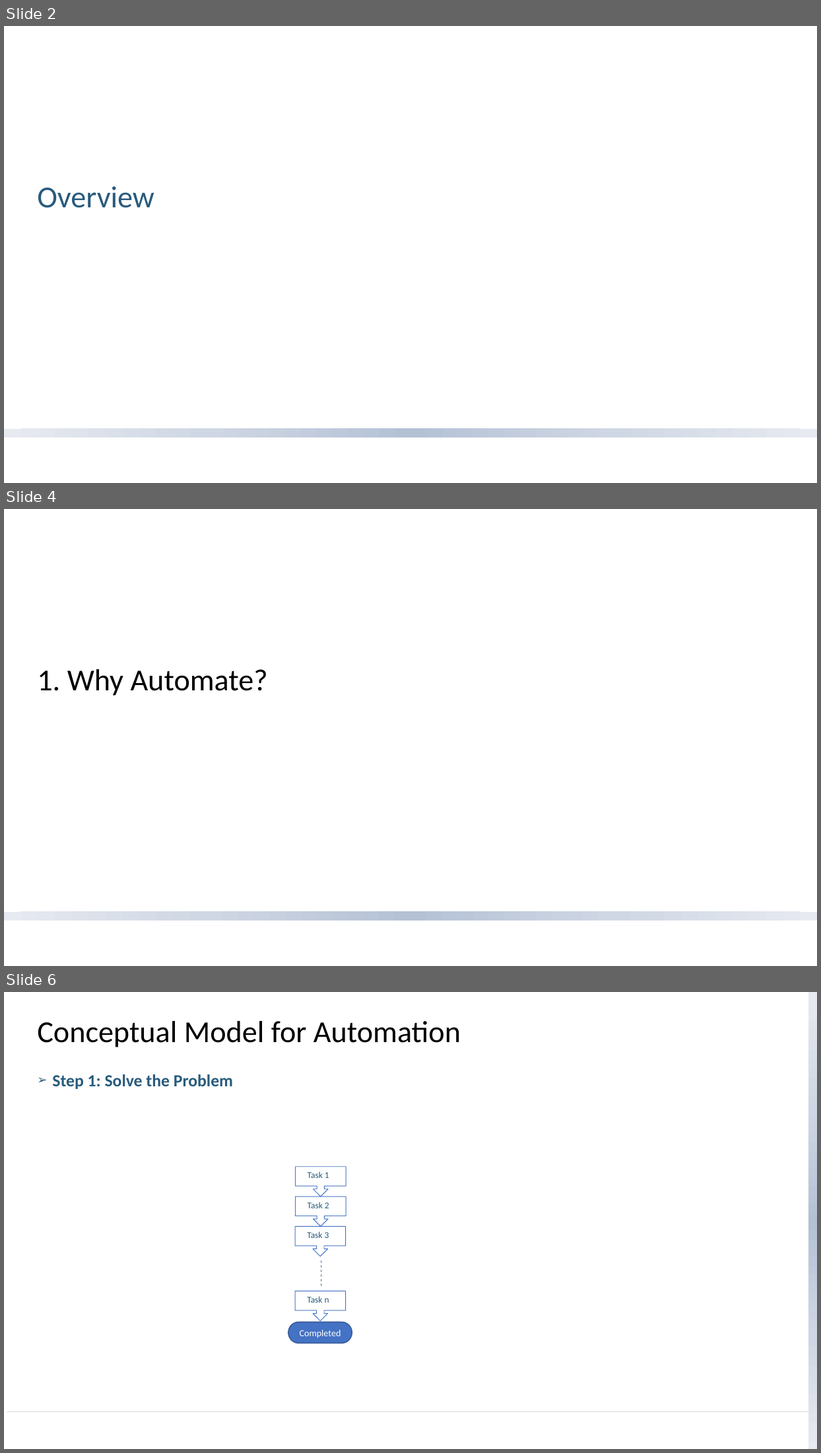
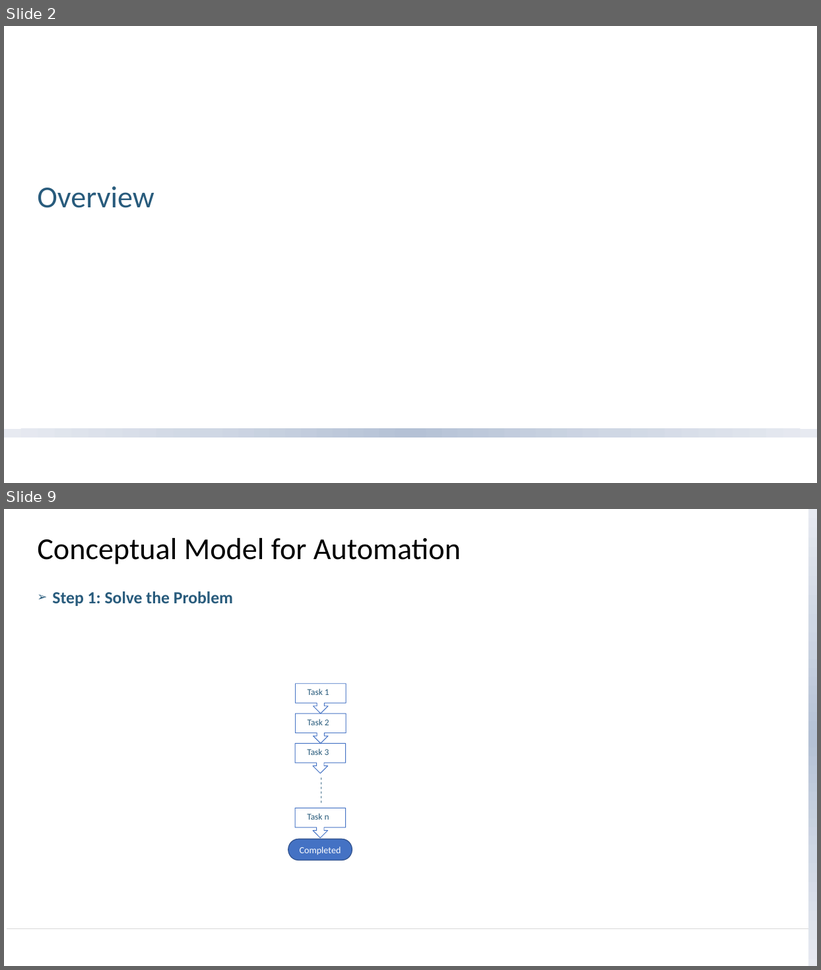
Before and after one commit to newtpm/iia-birmingham, a slide deck: Bravery - Brilliantly Lazy (Automation).pptx. Shown one above the other, each under a label of ours: slides 2, 4 and 6 before the commit, slides 2 and 9 after it; the slides between them are not shown. The pictures are 821x1453 and 821x970 pixels, drawn with LibreOffice and Linux fonts; fonts in the diff are those of the drawing; background and template pictures are left out. Boxes give left, top, right and bottom in pixels: in the first picture for what was removed or moved away, otherwise in the second. Text is boxed around its words. In the diff, an @@ line names an element or a change of style, - is before the commit and + after.

```diff
--- a/Bravery - Brilliantly Lazy (Automation).pptx
+++ b/Bravery - Brilliantly Lazy (Automation).pptx
@@ slide 4 removed at [4,509,817,966], background #FFFFFF; not listed: 1 template element that a slide beside it also shows @@
@@ title removed at [37,669,268,696] @@
-1. Why Automate?
@@ what was slide 6 is now slide 9 @@
```
Also in this commit, not shown: 3 slides changed, 5 slides added, 2 other files.
